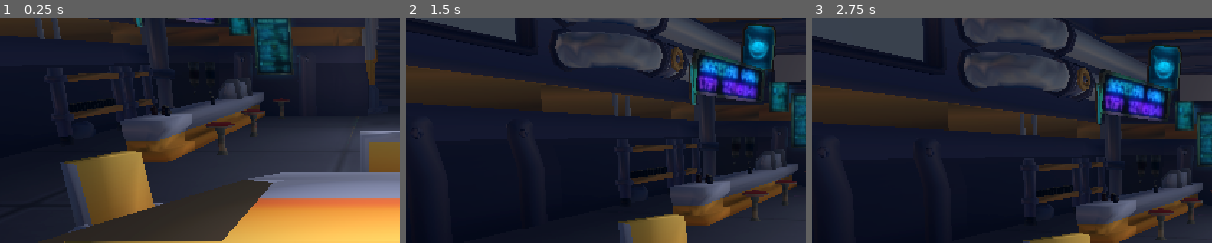
Above: before the commit, frames 1-3 (left to right).
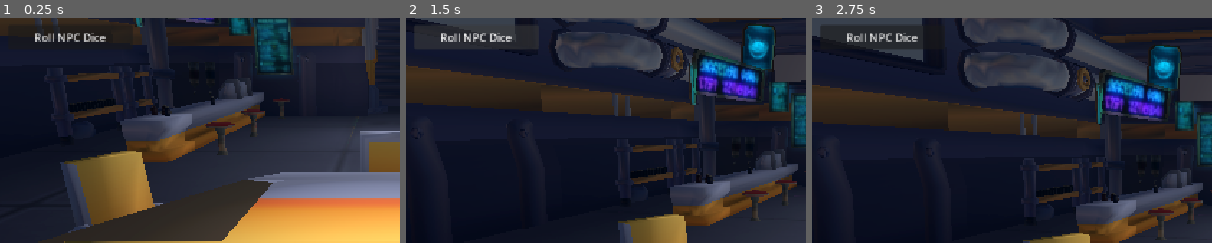
Above: after the commit, the same moments.

Repository: broskiiiadactyl/dice_game
Game: Godot game, scene res://Main.tscn
Two runs of this game, one before a commit and one after it. Both use one fixed random seed, a clock stepped at 60 frames per second and the inputs below.
Inputs (mouse positions are % of the whole screen's width and height, from its top left):
- Up to frame 1 (0.25 s): no input
- Up to frame 2 (1.5 s): click "Check Value of Dice" at 0.5 s; click (11, 16) at 1.25 s, where only the run after the commit has a clickable "Roll NPC Dice"
- Up to frame 3 (2.75 s): click "Check Value of Dice" at 2 s
The pictures show only the part of the screen within x 2-52%, y 12-62%; the shares and areas given below are measured in that part.

The runs differ from the first frame. In frame 1, 0.5% of the frame differs, in the area x 8-31%, y 3-11%; in frame 2, 1.9%; in frame 3, 2.2%, in the area x 2-28%, y 3-14%.

Commit message:
detemine npc dice function

Diff:
--- a/Main.tscn
+++ b/Main.tscn
@@ -214,7 +214,7 @@
 mouse_filter = 2
 script = ExtResource("8_trn2v")
 
-[node name="check_value_button" type="Button" parent="DebugControl" unique_id=454953032]
+[node name="check_value" type="Button" parent="DebugControl" unique_id=454953032]
 layout_mode = 1
 anchors_preset = 15
 anchor_right = 1.0
@@ -226,3 +226,16 @@
 grow_horizontal = 2
 grow_vertical = 2
 text = "Check Value of Dice"
+
+[node name="roll_npc_dice" type="Button" parent="DebugControl" unique_id=767057405]
+layout_mode = 1
+anchors_preset = 15
+anchor_right = 1.0
+anchor_bottom = 1.0
+offset_left = 38.0
+offset_top = 88.0
+offset_right = -935.0
+offset_bottom = -525.0
+grow_horizontal = 2
+grow_vertical = 2
+text = "Roll NPC Dice"
--- a/Scripts/debug_control.gd
+++ b/Scripts/debug_control.gd
@@ -1,10 +1,16 @@
 extends Control
 
-@onready var chkval_btn : Button = $check_value_button
+@onready var chkval_btn : Button = $check_value
+@onready var roll_npc : Button = $roll_npc_dice
 
 func _ready() -> void:
-	chkval_btn.pressed.connect(_on_button_clicked)
+	chkval_btn.pressed.connect(_check_value)
+	roll_npc.pressed.connect(_roll_npc_dice)
 	pass
 
-func _on_button_clicked():
+func _check_value():
 	print('this is a test!')
+
+func _roll_npc_dice():
+	print('Roll NPC Button pressed')
+	PublicInformation.determine_npc_dice("npc1")
--- a/public_information.gd
+++ b/public_information.gd
@@ -29,6 +29,7 @@
 
 	# dict[key].clear() to remove values from an array
 	print( str(dice_value)+" adds to "+target+"'s result dictionary")
+	print( target+"'s hand is now : "+str(results_dict[target]) )
 
 func set_last_quantity(current):
 	last_quantity = current
@@ -44,3 +45,16 @@
 		var var_name = property_info.name
 		var var_value = self.get(var_name)
 		print(var_name, " = ", var_value)
+
+func determine_npc_dice(npc):
+	if !npc:
+		push_error("Error: determine_npc_dice was called but there was no paramater for npc variable.")
+
+	var roll = 0
+
+	#clear the array, then generate a number for each dice they have left
+
+	results_dict[npc].clear()
+	for dice in range(handsize_dict[npc]):
+		roll = randi_range(1,6)
+		set_dice_value(roll, npc)
